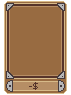
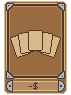
Before/after of a 71 x 95 layered artwork. What changed in the layer stack:
showed group "Blank" (5 layers) over bbox(10, 30, 61, 58)
